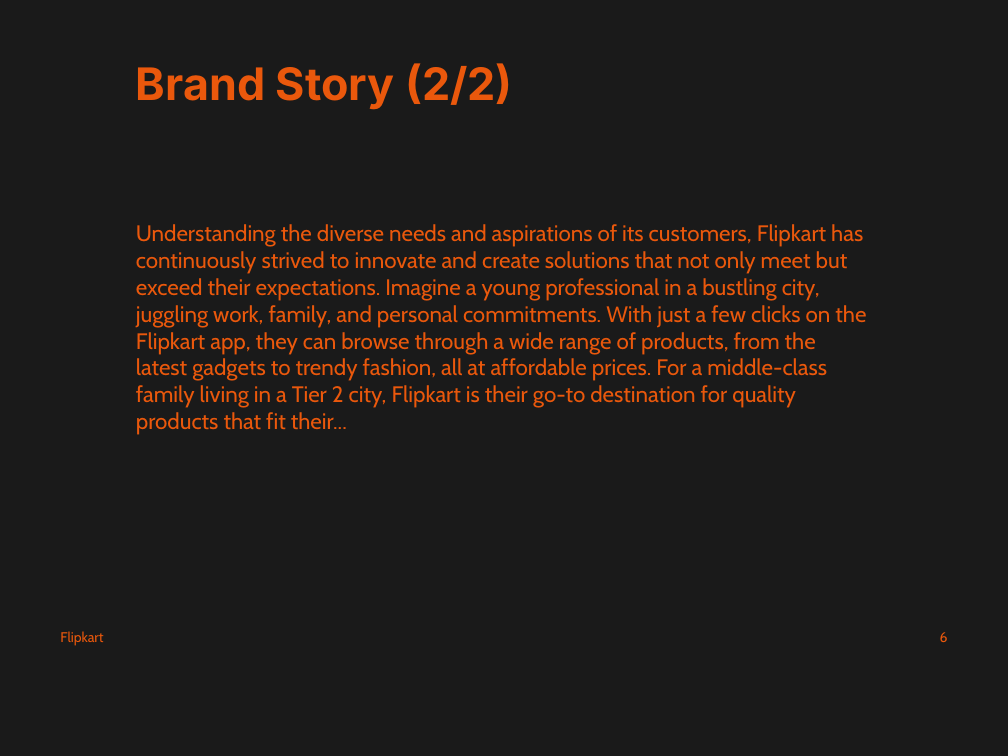
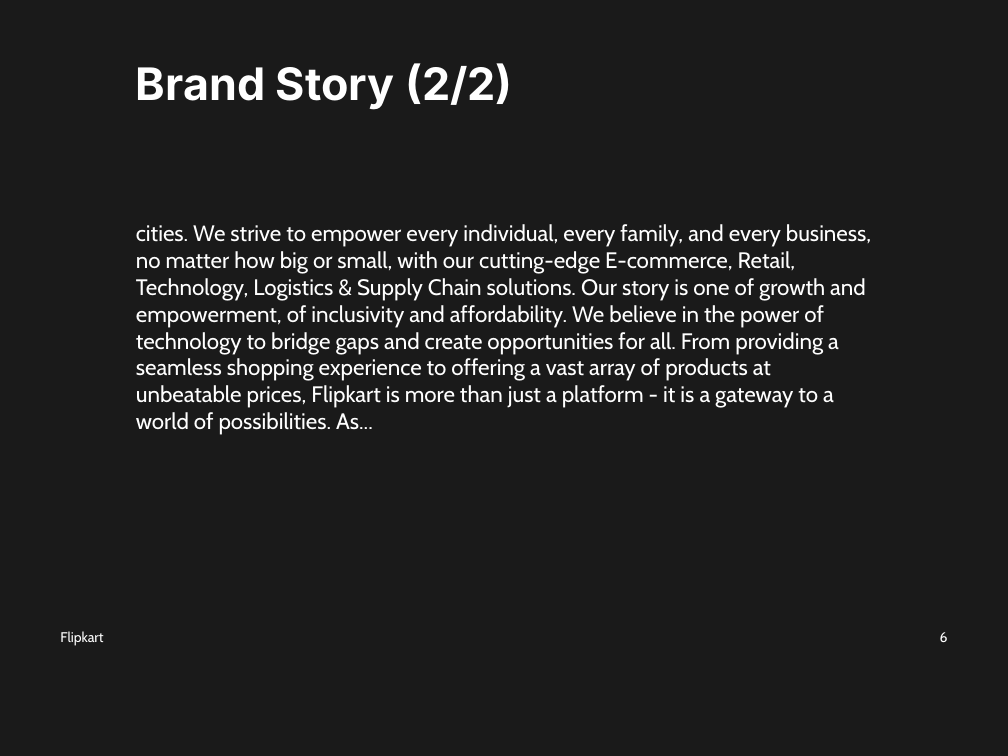
Before and after one commit to md-anas-sabah/brand_book_generator_crewai, a slide deck: slide 6 of output/flipkart/flipkart_enhanced_brand_book.pptx. Drawn at 1008x756 pixels with LibreOffice and Linux fonts; fonts in the diff are those of the drawing. Boxes give left, top, right and bottom in pixels: in the first picture for what was removed or moved away, otherwise in the second. Text is boxed around its words. In the diff, an @@ line names an element or a change of style, - is before the commit and + after.

```diff
--- a/output/flipkart/flipkart_enhanced_brand_book.pptx
+++ b/output/flipkart/flipkart_enhanced_brand_book.pptx
@@ text at (136, 224, 871, 435): text changed; text colour #EA580C to #FFFFFF @@
-Understanding the diverse needs and aspirations of its customers, Flipkart has continuously strived to innovate and create solutions that not only meet but exceed their expectations. Imagine a young professional in a bustling city, juggling work, family, and personal commitments. With just a few clicks on the Flipkart app, they can browse through a wide range of products, from the latest gadgets to trendy fashion, all at affordable prices. For a middle-class family living in a Tier 2 city, Flipkart is their go-to destination for quality products that fit their...
+cities. We strive to empower every individual, every family, and every business, no matter how big or small, with our cutting-edge E-commerce, Retail, Technology, Logistics & Supply Chain solutions. Our story is one of growth and empowerment, of inclusivity and affordability. We believe in the power of technology to bridge gaps and create opportunities for all. From providing a seamless shopping experience to offering a vast array of products at unbeatable prices, Flipkart is more than just a platform - it is a gateway to a world of possibilities. As...
@@ text colour #EA580C to #FFFFFF in 3 elements at (136, 63, 513, 110), (60, 631, 103, 646), (940, 632, 948, 642) @@
```
Also in this commit, not shown: 9 other slides changed, 24 other files.
